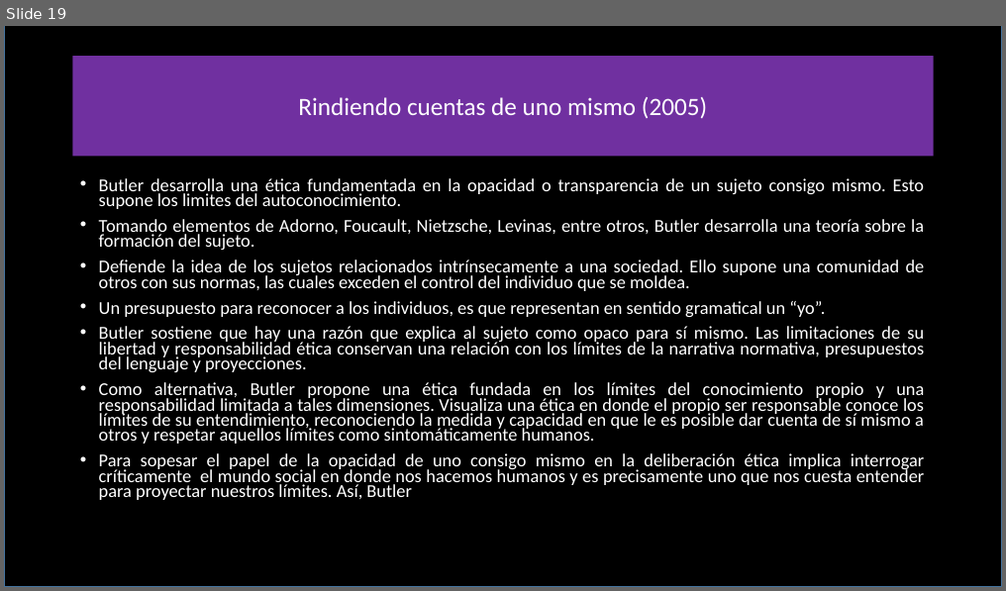
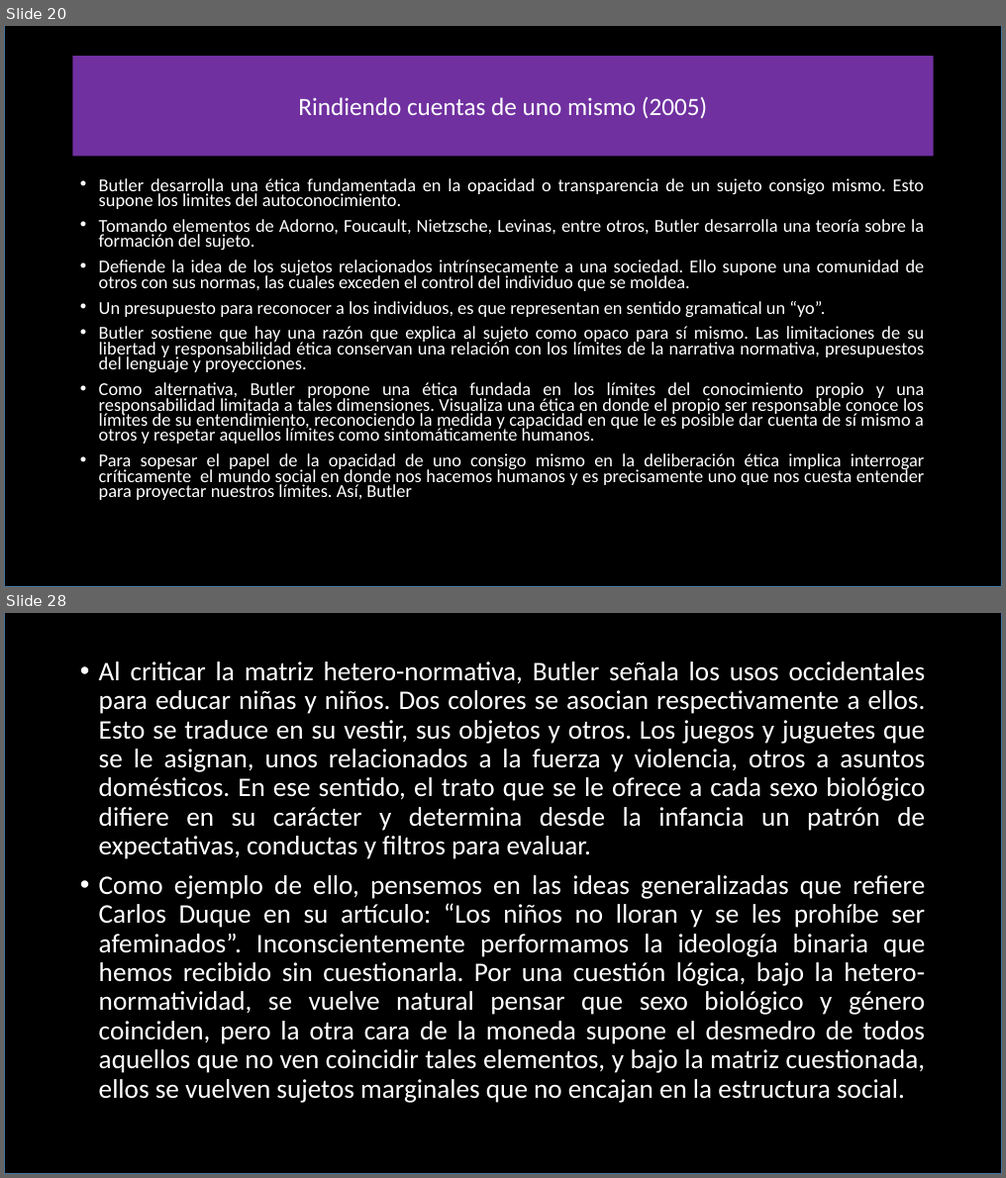
Before and after one commit to zaboltar/zaboltar.github.io, a slide deck: assets uarm/2019 sol-penscri-justfilpol/Judith Butler.pptx. Shown one above the other, each under a label of ours: slide 19 before the commit, slides 20 and 28 after it; the slides between them are not shown. The pictures are 1006x591 and 1006x1178 pixels, drawn with LibreOffice and Linux fonts; fonts in the diff are those of the drawing. Boxes give left, top, right and bottom in pixels: in the first picture for what was removed or moved away, otherwise in the second. Text is boxed around its words. In the diff, an @@ line names an element or a change of style, - is before the commit and + after.

```diff
--- a/assets uarm/2019 sol-penscri-justfilpol/Judith Butler.pptx
+++ b/assets uarm/2019 sol-penscri-justfilpol/Judith Butler.pptx
@@ slide 28 added at [4,613,1002,1174], background #FFFFFF @@
@@ rectangle added at [4,613,1002,1174], fill #000000, outline #43739E 1 pt @@
@@ text added at [99,662,926,1103], 25.9 pt, text #FFFFFF @@
+• Al criticar la matriz hetero-normativa, Butler señala los usos occidentales para educar niñas y niños. Dos colores se asocian respectivamente a ellos. Esto se traduce en su vestir, sus objetos y otros. Los juegos y juguetes que se le asignan, unos relacionados a la fuerza y violencia, otros a asuntos domésticos. En ese sentido, el trato que se le ofrece a cada sexo biológico difiere en su carácter y determina desde la infancia un patrón de expectativas, conductas y filtros para evaluar.
+• Como ejemplo de ello, pensemos en las ideas generalizadas que refiere Carlos Duque en su artículo: “Los niños no lloran y se les prohíbe ser afeminados”. Inconscientemente performamos la ideología binaria que hemos recibido sin cuestionarla. Por una cuestión lógica, bajo la hetero-normatividad, se vuelve natural pensar que sexo biológico y género coinciden, pero la otra cara de la moneda supone el desmedro de todos aquellos que no ven coincidir tales elementos, y bajo la matriz cuestionada, ellos se vuelven sujetos marginales que no encajan en la estructura social.
@@ what was slide 19 is now slide 20 @@
```
Also in this commit, not shown: 11 slides changed, 16 other slides added, 3 other files.
